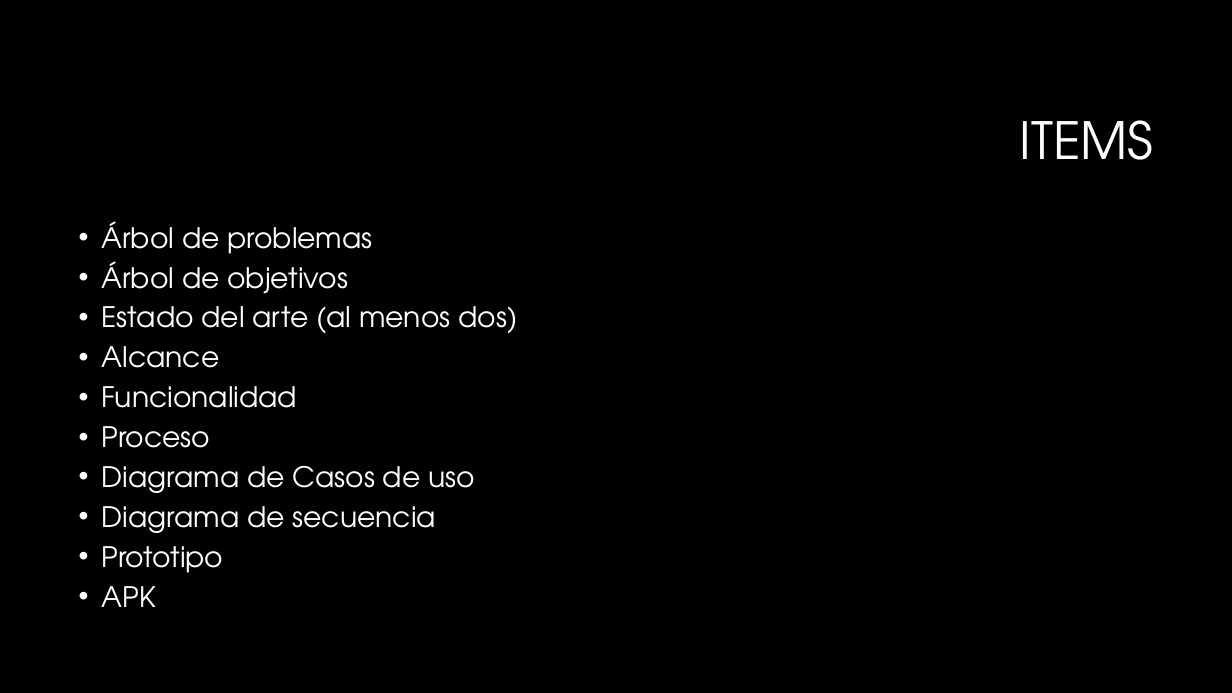
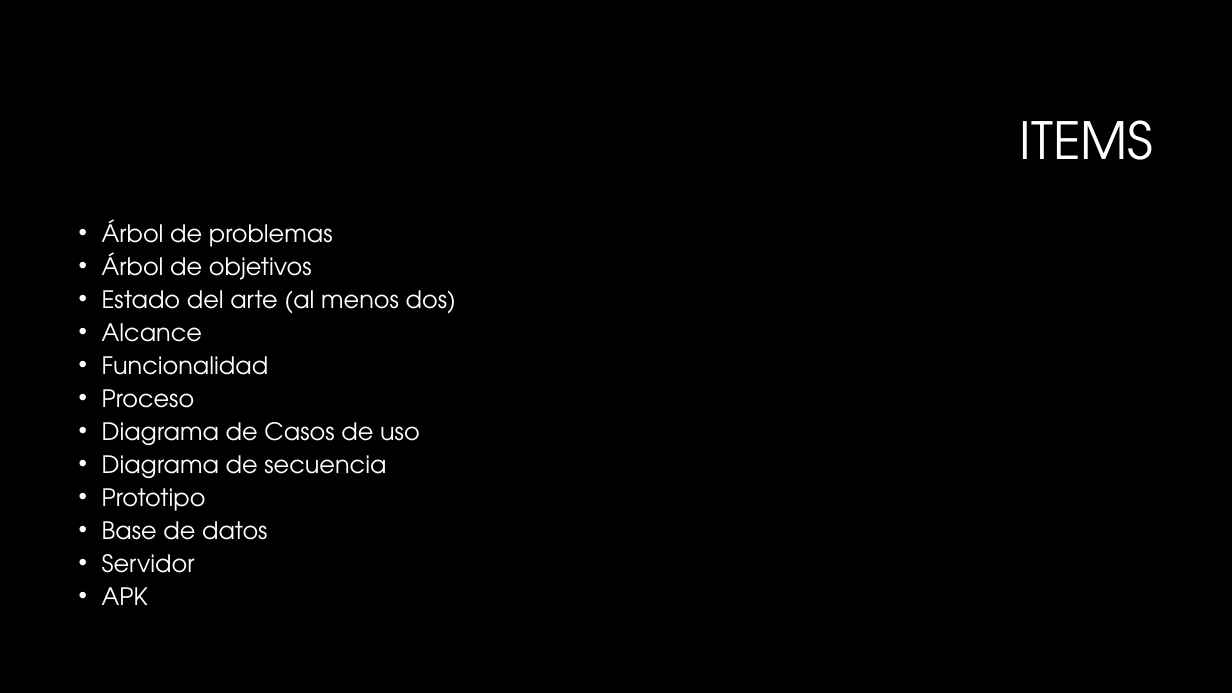
Before and after one commit to dlacero74/appfinal, a slide deck: slide 2 of Documentacion/Pautas de la presentación.pptx. Drawn at 1232x693 pixels with LibreOffice and Linux fonts; fonts in the diff are those of the drawing; background and template pictures are left out. Boxes give left, top, right and bottom in pixels: in the first picture for what was removed or moved away, otherwise in the second. Text is boxed around its words. In the diff, an @@ line names an element or a change of style, - is before the commit and + after.

```diff
--- a/Documentacion/Pautas de la presentación.pptx
+++ b/Documentacion/Pautas de la presentación.pptx
@@ text at [102, 219, 456, 605]: size 22 to 18.7 pt in "Árbol de problemas", "Árbol de objetivos", "Estado del arte (al menos dos)", "Alcance" and 6 more places; line spacing 0.8 to 0.7 @@
@@ text at [102, 521, 267, 573]: paragraphs added @@
+• Base de datos
+• Servidor
```
